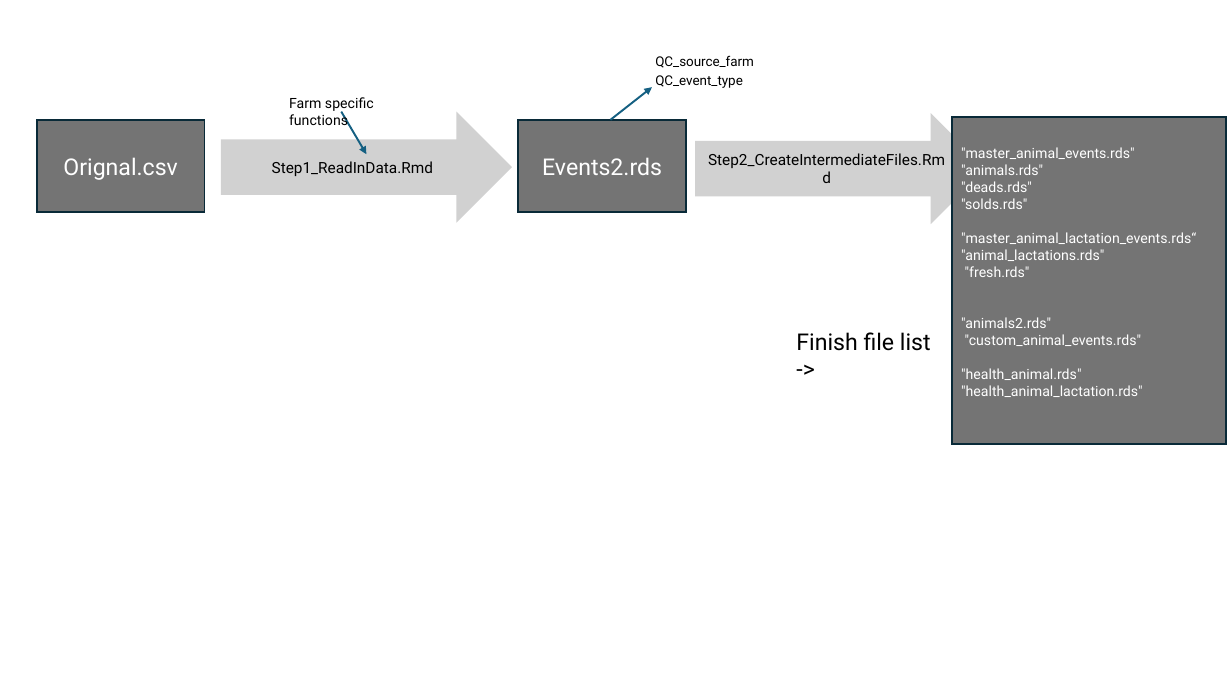
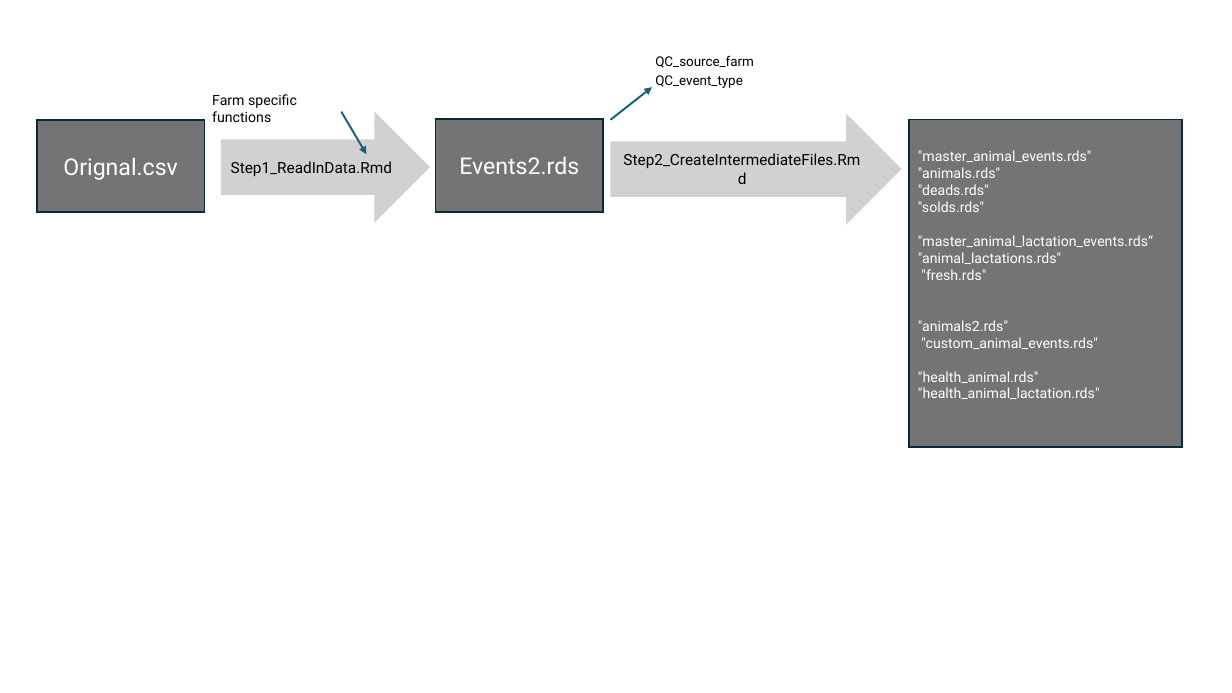
Before and after one commit to LivestockVeterinaryResources/DairyEventBasics, a slide deck: slide 1 of DataFlow.pptx. Drawn at 1232x693 pixels with LibreOffice and Linux fonts; fonts in the diff are those of the drawing. Boxes give left, top, right and bottom in pixels: in the first picture for what was removed or moved away, otherwise in the second. Text is boxed around its words. In the diff, an @@ line names an element or a change of style, - is before the commit and + after.

```diff
--- a/DataFlow.pptx
+++ b/DataFlow.pptx
@@ text "Farm specific functions": place and size @@
-text "Farm specific functions" at (289, 97, 374, 125)
+text "Farm specific functions" at (212, 94, 297, 122)
@@ right arrow "Step1_ReadInData.Rmd": place and size @@
-right arrow "Step1_ReadInData.Rmd" at (221, 112, 512, 223)
+right arrow "Step1_ReadInData.Rmd" at (221, 112, 430, 223)
@@ rectangle "Events2.rds": place and size @@
-rectangle "Events2.rds" at (518, 120, 686, 213)
+rectangle "Events2.rds" at (435, 119, 603, 212)
@@ right arrow "Step2_CreateIntermediateFiles.Rmd": place and size @@
-right arrow "Step2_CreateIntermediateFiles.Rmd" at (695, 113, 986, 224)
+right arrow "Step2_CreateIntermediateFiles.Rmd" at (611, 114, 902, 225)
@@ rectangle ""master_animal_events.rds" "animals.rds"": place and size @@
-rectangle ""master_animal_events.rds" "animals.rds"" at (952, 116, 1226, 444)
+rectangle ""master_animal_events.rds" "animals.rds"" at (909, 119, 1183, 446)
@@ text removed at (796, 332, 931, 351) @@
-Finish file list ->
```
Also in this commit, not shown: 1 other file.
